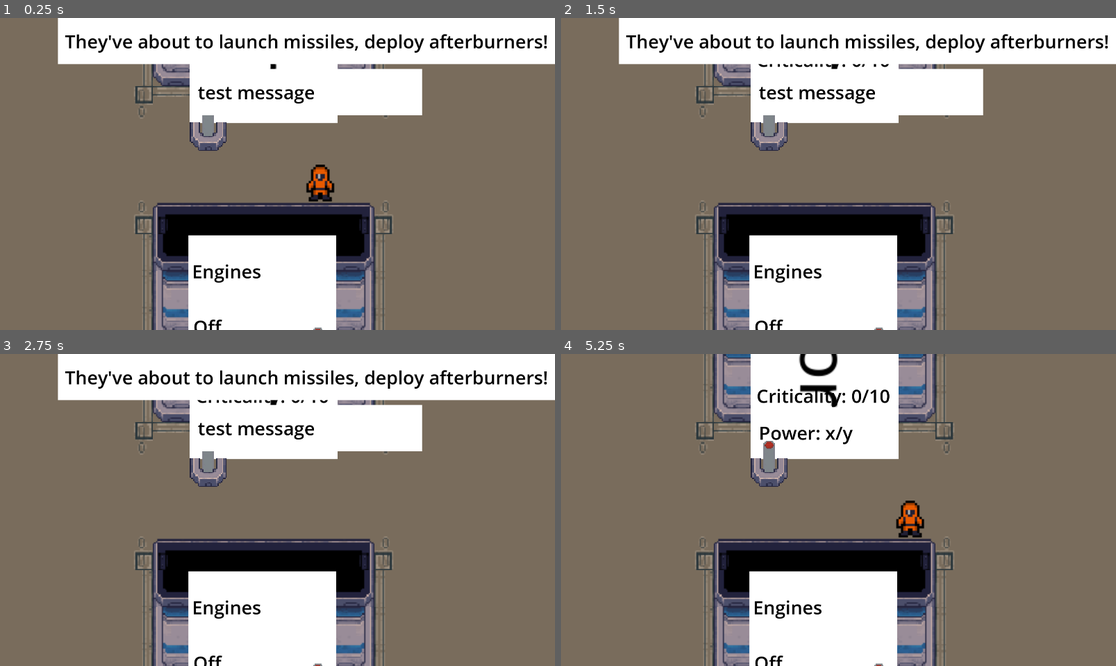
Above: before the commit, frames 1-4 (two rows, left to right).
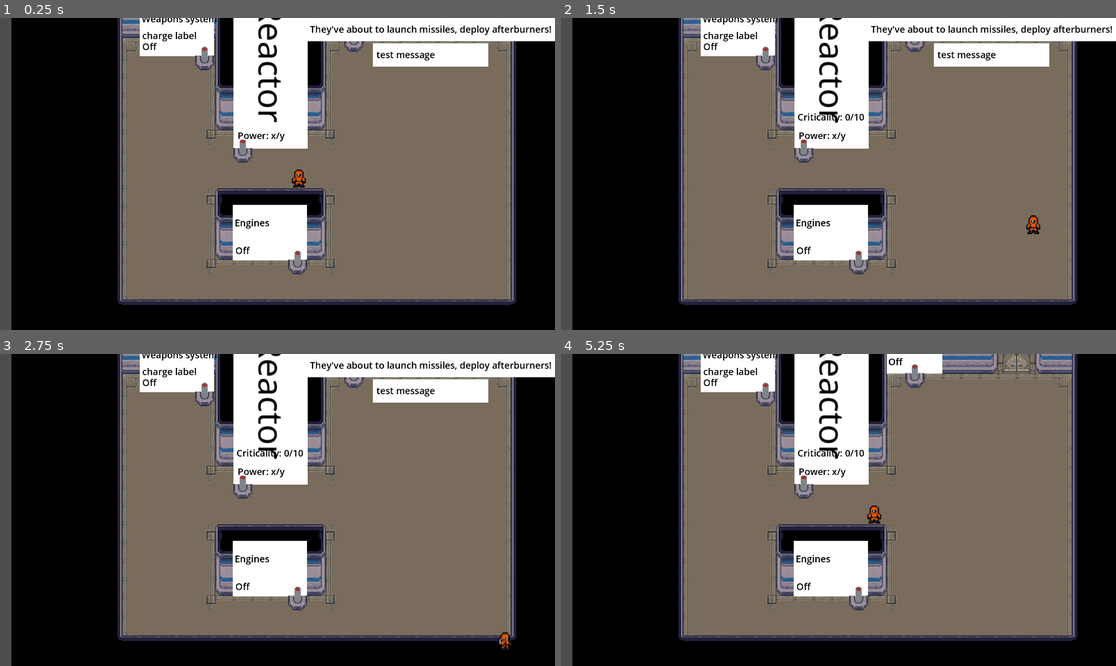
Above: after the commit, the same moments.

Repository: RichTeaMan/not-on-my-watch
Game: Godot game, scene res://scenes/engineering-room.tscn
Two runs of this game, one before a commit and one after it. Both use one fixed random seed, a clock stepped at 60 frames per second and the inputs below.
Inputs:
- Up to frame 1 (0.25 s): no input
- Up to frame 2 (1.5 s): tap Enter at 0.5 s; hold D (right) 0.53-1.28 s; tap E (action) at 0.6, 1.35 s; hold S (down) from 1.28 s (still down)
- Up to frame 3 (2.75 s): release S (down) at 2.03 s; hold D (right) from 2.03 s (still down); tap E (action) at 2.1 s
- Up to frame 4 (5.25 s): tap Space at 2.75 s; release D (right) at 2.78 s; hold W (up) 2.78-3.53 s; tap E (action) every 0.75 s from 2.85 to 5.1 s; hold A (left) 3.53-5.03 s; tap Enter at 5 s; hold S (down) from 5.03 s (still down)

The runs differ from the first frame. In frame 1, 62% of the frame differs, in the area x 0-100%, y 0-100%; in frame 2, 62%; in frame 3, 62%; in frame 4, 63%.

Commit message:
Added game over reason. Game over can now happen with ship damage.

Diff:
--- a/assets/furniture/reactor/reactor.gd
+++ b/assets/furniture/reactor/reactor.gd
@@ -26,7 +26,7 @@
         critical_level += 1
         if critical_level >= MAX_CRITICAL_LEVEL:
             print("Game over: reactor critical")
-            Global.game_over()
+            Global.game_over("The reactor overheated")
     elif critical_level > 0:
         critical_level -= 1
     critical_label.text = "Criticality: %s/%s" % [critical_level, MAX_CRITICAL_LEVEL]
--- a/project.godot
+++ b/project.godot
@@ -24,7 +24,7 @@
 
 window/size/viewport_width=1920
 window/size/viewport_height=1080
-window/stretch/scale=4.0
+window/stretch/scale=2.0
 
 [input]
 
--- a/scenes/engineering_room.gd
+++ b/scenes/engineering_room.gd
@@ -1,4 +1,6 @@
 extends Node2D
+
+@export var ship_health: int = 3
 
 @export var enemy_ship_count: int = 1
 
@@ -10,21 +12,26 @@
 
 var enemy_ships: Array[EnemyShip] = []
 
+
 func _ready() -> void:
     Global.on_enemy_ship_state_changed.connect(_on_enemy_ship_state_changed)
     Global.on_attack_enemy.connect(_on_attack_enemy)
+    Global.on_game_over.connect(_on_game_over)
     for i in range(0, enemy_ship_count):
         enemy_ships.append(EnemyShip.new())
 
 func _process(delta: float) -> void:
-    if Global.game_finished:
-        process_mode = ProcessMode.PROCESS_MODE_DISABLED
-        return
     for enemy_ship in enemy_ships:
         enemy_ship.process(delta)
 
     if Input.is_action_just_pressed("ui_page_up"):
         camera.shake(1.0)
+
+func ship_damage():
+    ship_health -= 1
+    camera.shake(0.5)
+    if ship_health <= 0:
+        Global.game_over("The ship was destroyed be enemy attacks")
 
 func _on_enemy_ship_state_changed(enemy_ship_state: EnemyShip.EnemyShipState) -> void:
     if enemy_ship_state == EnemyShip.EnemyShipState.PREPARING_ATTACK:
@@ -38,14 +45,17 @@
             UI.add_comm_message("They hit our shield, ha!");
         else:
             UI.add_comm_message("We've been hit by lasers!")
-            camera.shake(0.5)
+            ship_damage()
 
     elif enemy_ship_state == EnemyShip.EnemyShipState.LAUNCHING_MISSILES:
         if engine.get_enabled_state():
             UI.add_comm_message("We dodged the missiles!");
         else:
             UI.add_comm_message("We've been hit by missiles!")
-            camera.shake(0.5)
+            ship_damage()
 
 func _on_attack_enemy():
     UI.add_comm_message("We've hit them! That'll slow them down.")
+
+func _on_game_over(_reason: String) -> void:
+    process_mode = ProcessMode.PROCESS_MODE_DISABLED
--- a/singletons/global.gd
+++ b/singletons/global.gd
@@ -5,9 +5,9 @@
 signal on_enemy_ship_state_changed(enemyShipState)
 signal on_increment_power_consumption(power)
 signal on_attack_enemy()
+signal on_game_over(reason)
 
 var character_body
-var game_finished = false
 
 func register_player_body(p_character_body: CharacterBody2D) -> void:
     self.character_body = p_character_body
@@ -27,8 +27,8 @@
 func increment_power_consumption(power: int) -> void:
     on_increment_power_consumption.emit(power)
 
-func game_over() -> void:
-    game_finished = true
+func game_over(reason: String) -> void:
+    on_game_over.emit(reason)
 
 func attack_enemy() -> void:
     on_attack_enemy.emit()
--- a/singletons/ui.gd
+++ b/singletons/ui.gd
@@ -5,13 +5,12 @@
 @onready var commMessageScene = preload("res://ui/comms-message/comms-message.tscn")
 # Called when the node enters the scene tree for the first time.
 func _ready() -> void:
-    %"game-over".visible = false
+    %game_over.visible = false
+    Global.on_game_over.connect(_on_game_over)
 
 
-# Called every frame. 'delta' is the elapsed time since the previous frame.
 func _process(delta: float) -> void:
-    if Global.game_finished:
-        %"game-over".visible = true
+    pass
 
 func add_comm_message(message: String) -> void:
     var commsMessage = commMessageScene.instantiate()
@@ -19,3 +18,7 @@
     commMessages.add_child(commsMessage)
     commsMessage.message = message
     commMessages.move_child(commsMessage, 0)
+
+func _on_game_over(reason: String) -> void:
+    %game_over.visible = true
+    %game_over_reason.text = reason
--- a/singletons/ui.tscn
+++ b/singletons/ui.tscn
@@ -41,12 +41,19 @@
 grow_horizontal = 2
 grow_vertical = 2
 
-[node name="game-over" type="Control" parent="Ui/center"]
+[node name="game_over" type="Control" parent="Ui/center"]
 unique_name_in_owner = true
 layout_mode = 2
 
-[node name="Label" type="Label" parent="Ui/center/game-over"]
+[node name="VBoxContainer" type="VBoxContainer" parent="Ui/center/game_over"]
 layout_mode = 0
 offset_right = 40.0
-offset_bottom = 23.0
+offset_bottom = 40.0
+
+[node name="Label" type="Label" parent="Ui/center/game_over/VBoxContainer"]
+layout_mode = 2
 text = "Game over!"
+
+[node name="game_over_reason" type="Label" parent="Ui/center/game_over/VBoxContainer"]
+unique_name_in_owner = true
+layout_mode = 2
Not shown, changed: design.md
